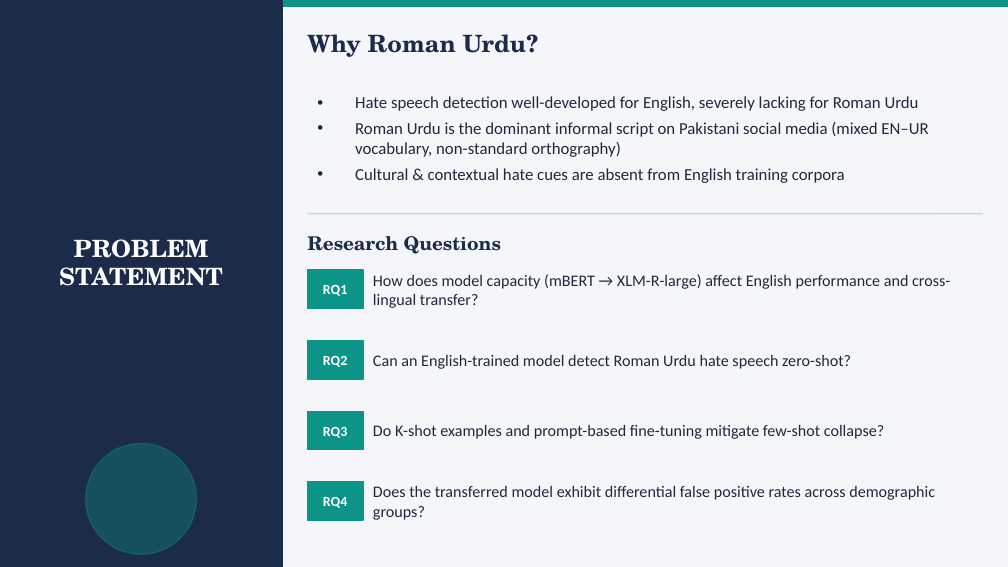
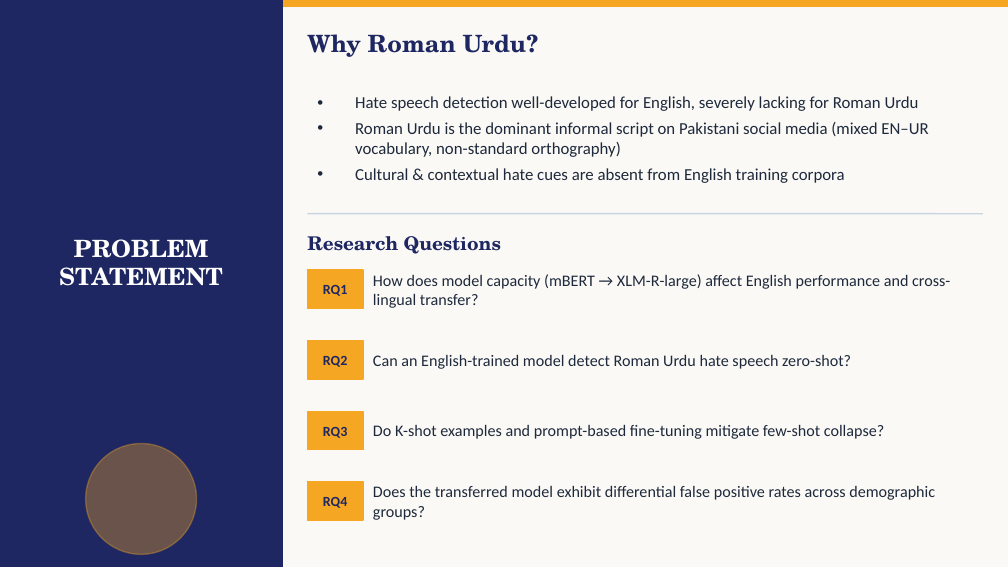
Before and after one commit to MuteeullahBaig/AI600-HateSpeech-CrossLingual, a slide deck: slide 2 of report/AI600_HateSpeech_Presentation.pptx. Drawn at 1008x567 pixels with LibreOffice and Linux fonts; fonts in the diff are those of the drawing. Boxes give left, top, right and bottom in pixels: in the first picture for what was removed or moved away, otherwise in the second. Text is boxed around its words. In the diff, an @@ line names an element or a change of style, - is before the commit and + after.

```diff
--- a/report/AI600_HateSpeech_Presentation.pptx
+++ b/report/AI600_HateSpeech_Presentation.pptx
@@ background #F5F6FA to #FAF9F6 @@
@@ rectangle at bbox=[0, 0, 282, 566]: fill #1C2B4A to #1E2761; outline #1C2B4A 1 pt to #1E2761 1 pt @@
@@ text "Why Roman Urdu?" at bbox=[307, 34, 539, 57]: text colour #1C2B4A to #1E2761 @@
@@ text "Research Questions" at bbox=[307, 236, 501, 254]: text colour #1C2B4A to #1E2761 @@
@@ ellipse at bbox=[86, 444, 197, 554]: fill #0D9488 at 35% opacity to #F5A623 at 35% opacity; outline #0D9488 1 pt to #F5A623 1 pt @@
@@ text colour #FFFFFF to #1E2761 in 4 elements at bbox=[323, 285, 347, 296], bbox=[323, 356, 347, 367], bbox=[323, 427, 347, 438], bbox=[323, 497, 347, 508] @@
@@ fill #0D9488 to #F5A623; outline #0D9488 1 pt to #F5A623 1 pt in 5 elements at bbox=[0, 0, 1008, 6], bbox=[307, 270, 363, 308], bbox=[307, 341, 363, 379], bbox=[307, 411, 363, 450], bbox=[307, 482, 363, 520] @@
```
Also in this commit, not shown: 5 other slides changed, 35 other files.
